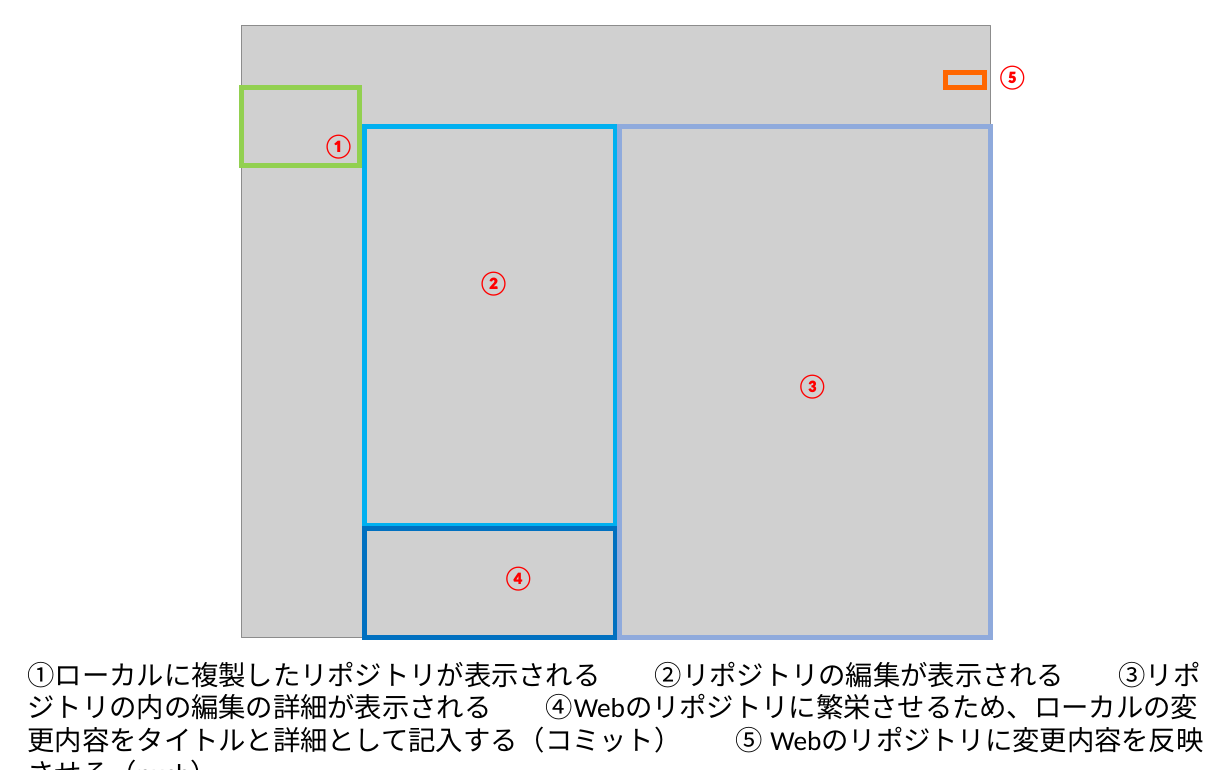
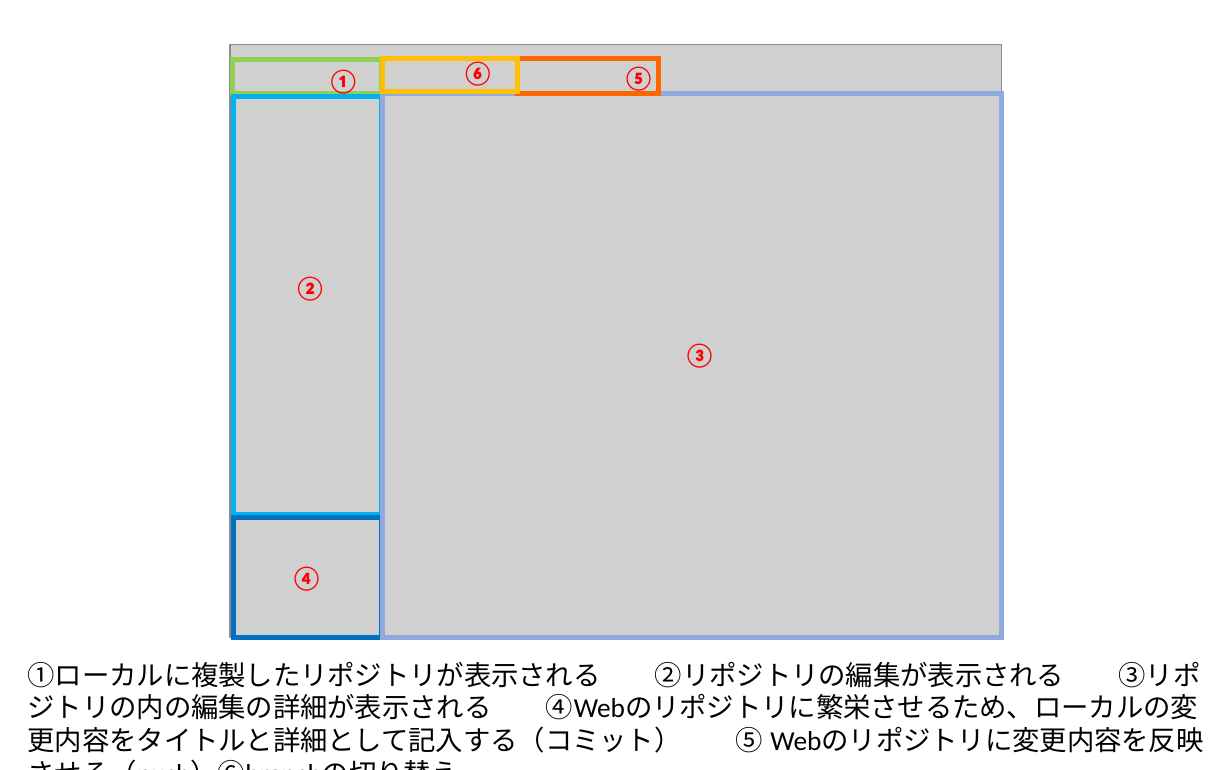
Before and after one commit to gis-oer/gis-oer, a slide deck: slide 15 of GISオープン教材/インターネットの活用/GitHubビギナーズマニュアル/GitHubビギナーズマニュアル.pptx (slide 18 before the commit). Drawn at 1232x770 pixels with LibreOffice and Linux fonts; fonts in the diff are those of the drawing; grey boxes stand for pictures. Boxes give left, top, right and bottom in pixels: in the first picture for what was removed or moved away, otherwise in the second. Text is boxed around its words. In the diff, an @@ line names an element or a change of style, - is before the commit and + after.

```diff
--- a/GISオープン教材/インターネットの活用/GitHubビギナーズマニュアル/GitHubビギナーズマニュアル.pptx
+++ b/GISオープン教材/インターネットの活用/GitHubビギナーズマニュアル/GitHubビギナーズマニュアル.pptx
@@ picture resized from (x1=241, y1=25, x2=991, y2=637) to (x1=230, y1=44, x2=1003, y2=638) @@
@@ text "①" moved from (x1=323, y1=134, x2=355, y2=159) to (x1=327, y1=69, x2=359, y2=95) @@
@@ rectangle added at (x1=383, y1=58, x2=517, y2=91), outline #FFC000 3 pt @@
@@ rectangle resized from (x1=946, y1=73, x2=984, y2=87) to (x1=517, y1=58, x2=658, y2=92) @@
@@ text "⑤" moved from (x1=996, y1=65, x2=1028, y2=90) to (x1=623, y1=66, x2=655, y2=93) @@
@@ rectangle resized from (x1=241, y1=87, x2=360, y2=166) to (x1=232, y1=60, x2=381, y2=94) @@
@@ text added at (x1=462, y1=61, x2=494, y2=86), 14 pt, text #FF0000, bold @@
+⑥
@@ rectangle resized from (x1=365, y1=127, x2=616, y2=526) to (x1=233, y1=96, x2=381, y2=514) @@
@@ rectangle resized from (x1=620, y1=127, x2=991, y2=638) to (x1=383, y1=94, x2=1002, y2=638) @@
@@ text "②" moved from (x1=478, y1=271, x2=510, y2=296) to (x1=294, y1=276, x2=326, y2=301) @@
@@ text "③" moved from (x1=796, y1=374, x2=828, y2=399) to (x1=684, y1=343, x2=716, y2=368) @@
@@ rectangle resized from (x1=365, y1=529, x2=616, y2=637) to (x1=233, y1=517, x2=381, y2=637) @@
@@ text "④" moved from (x1=502, y1=566, x2=534, y2=591) to (x1=291, y1=566, x2=323, y2=591) @@
```
Also in this commit, not shown: 9 other slides changed, 3 slides removed, 14 other files.
